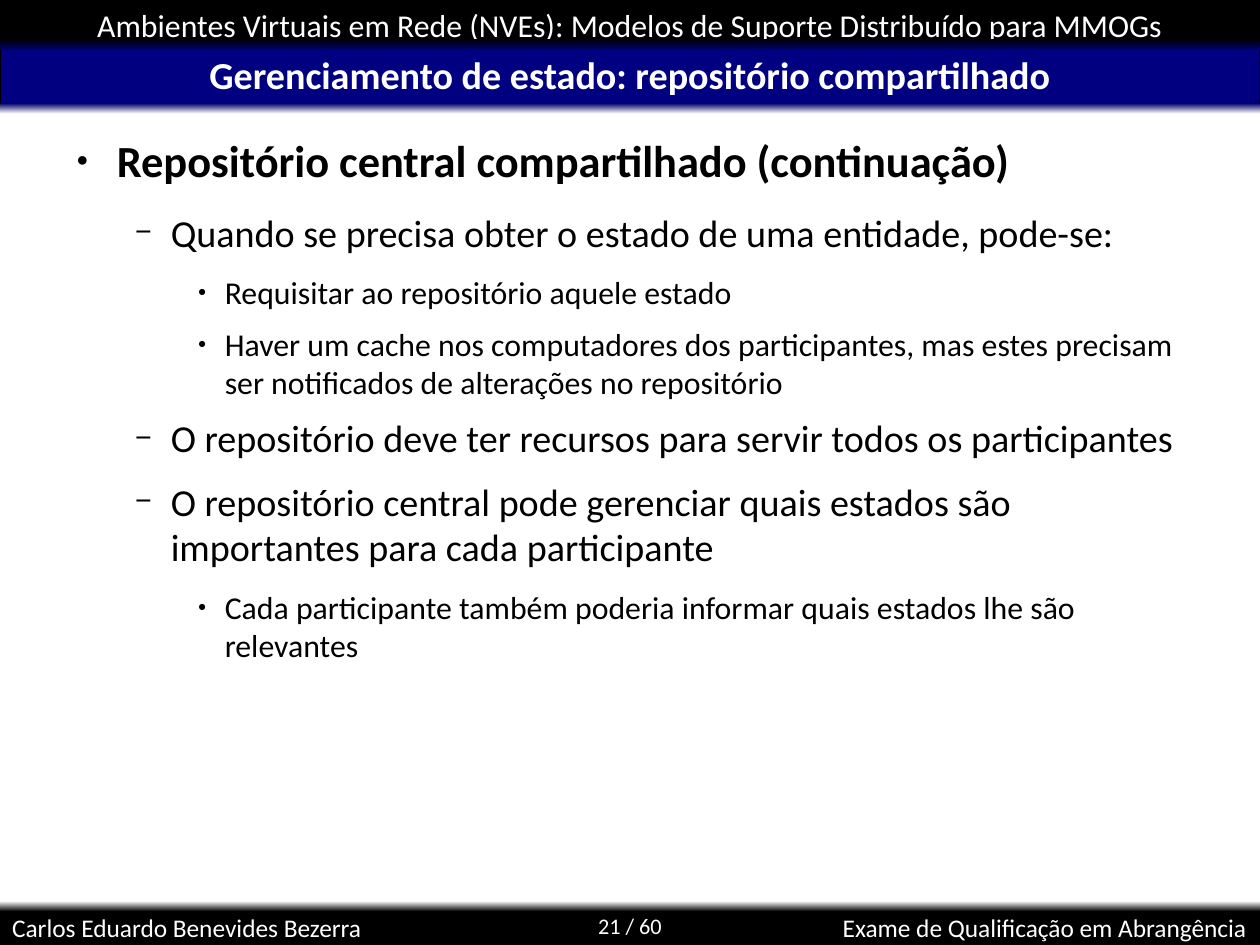
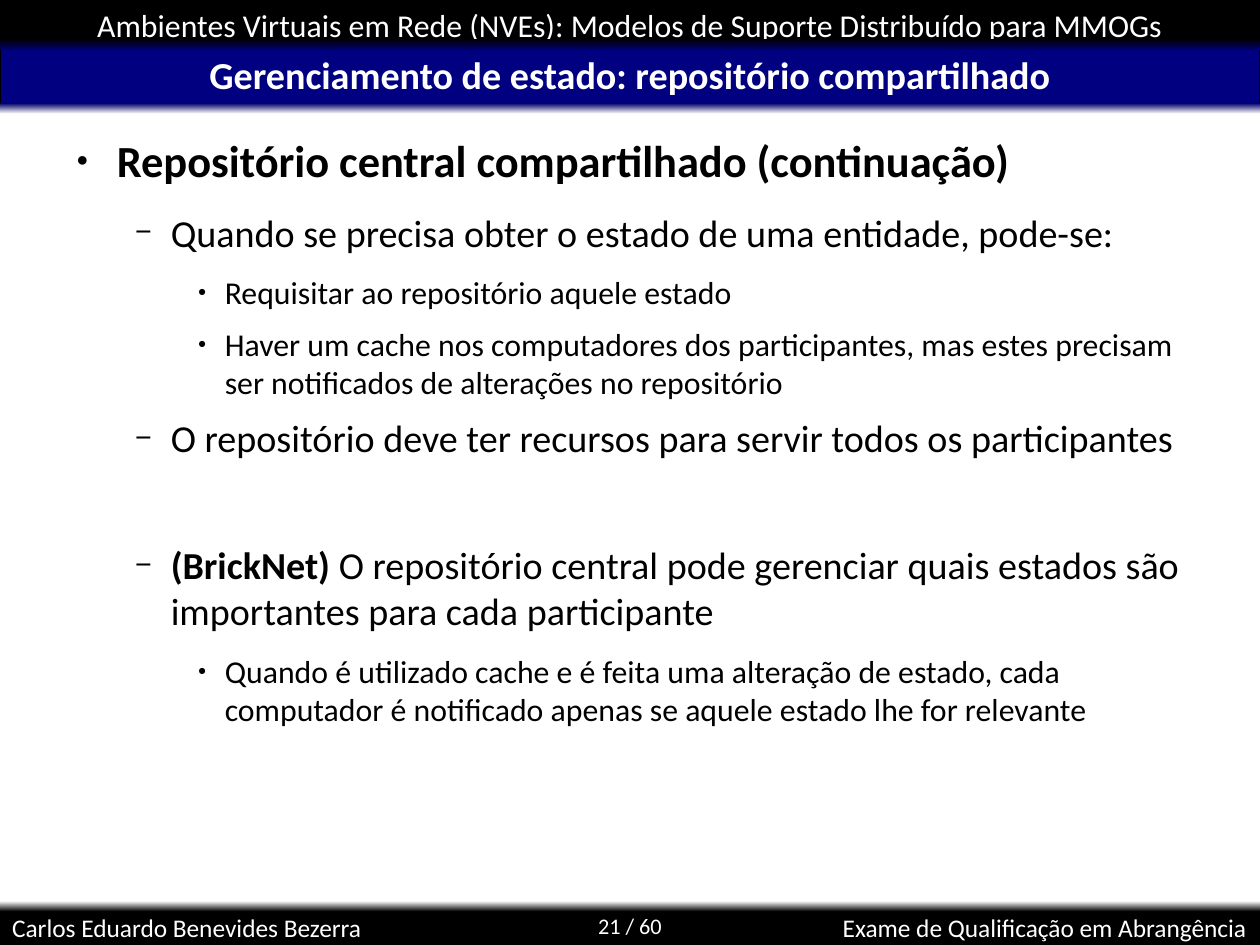
Before and after one commit to kdubezerra/kdubezerra, a slide deck: slide 21 of disciplinas/cmp600/app_turbo.ppt. Drawn at 1260x945 pixels with LibreOffice and Linux fonts; fonts in the diff are those of the drawing; background and template pictures are left out. Boxes give left, top, right and bottom in pixels: in the first picture for what was removed or moved away, otherwise in the second. Text is boxed around its words. In the diff, an @@ line names an element or a change of style, - is before the commit and + after.

```diff
--- a/disciplinas/cmp600/app_turbo.ppt
+++ b/disciplinas/cmp600/app_turbo.ppt
@@ text at <box>171,551,1179,726</box>: text changed; size 24 to 20 pt @@
-  − O repositório central pode gerenciar quais estados são importantes para cada participante
-    ● Cada participante também poderia informar quais estados lhe são relevantes
+  − (BrickNet) O repositório central pode gerenciar quais estados são importantes para cada participante
+    ● Quando é utilizado cache e é feita uma alteração de estado, cada computador é notificado apenas se aquele estado lhe for relevante
```
Also in this commit, not shown: 12 other slides changed, 1 slide removed.
